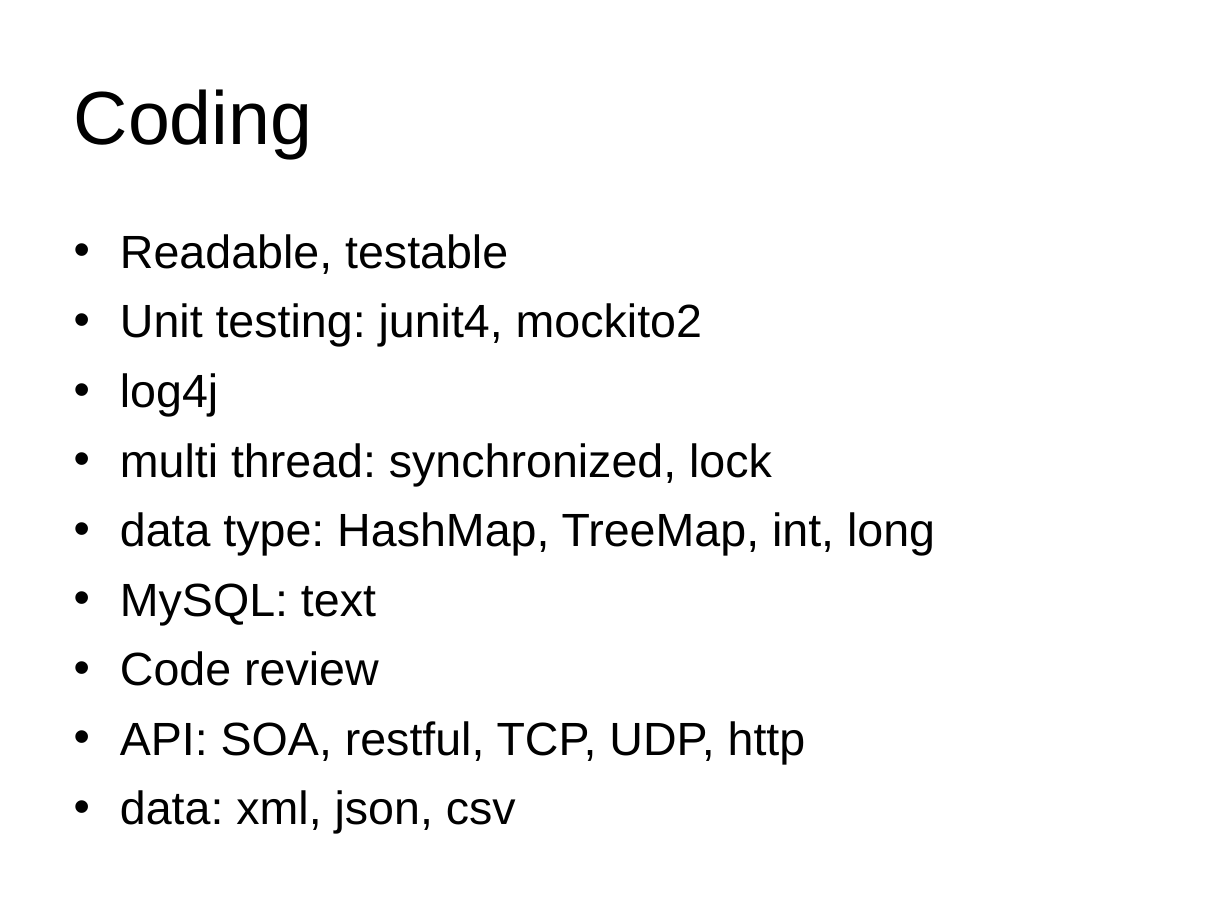
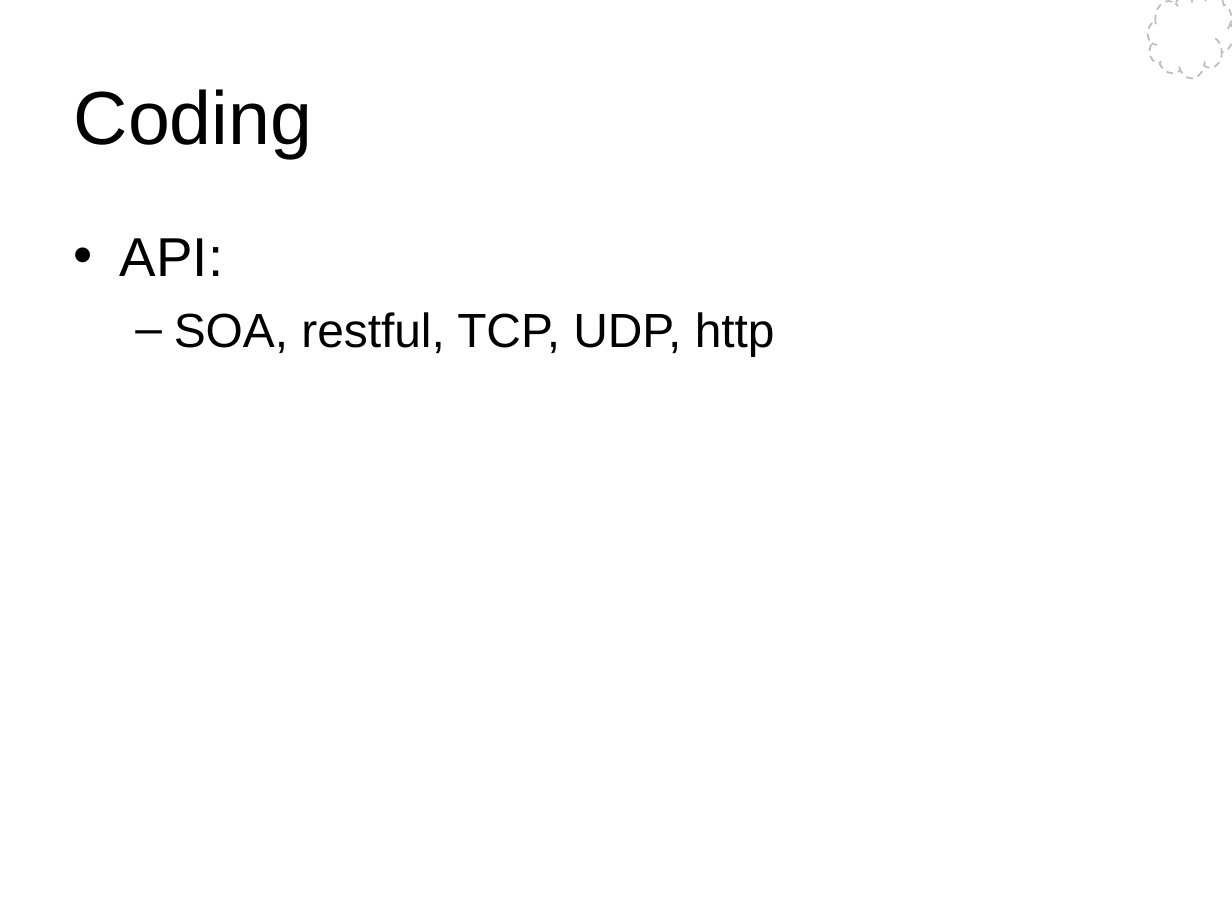
Before and after one commit to Wang-Ray/notes, a slide deck: slide 23 of Architect.ppt (slide 8 before the commit). Drawn at 1232x924 pixels with LibreOffice and Linux fonts; fonts in the diff are those of the drawing; background and template pictures are left out. Boxes give left, top, right and bottom in pixels: in the first picture for what was removed or moved away, otherwise in the second. Text is boxed around its words. In the diff, an @@ line names an element or a change of style, - is before the commit and + after.

```diff
--- a/Architect.ppt
+++ b/Architect.ppt
@@ freeform shape added at bbox=[1148, 0, 1232, 79], fill #FFFFFF, outline #BCBCBC 0.99 pt dashed @@
@@ text at bbox=[120, 238, 775, 356]: text changed; size 27.2 to 28 pt @@
-• Readable, testable
-• Unit testing: junit4, mockito2
-• log4j
-• multi thread: synchronized, lock
-• data type: HashMap, TreeMap, int, long
-• MySQL: text
-• Code review
-• API: SOA, restful, TCP, UDP, http
-• data: xml, json, csv
+• API:
+  – SOA, restful, TCP, UDP, http
```
Also in this commit, not shown: 3 other slides changed, 26 slides added, 5 slides removed.
